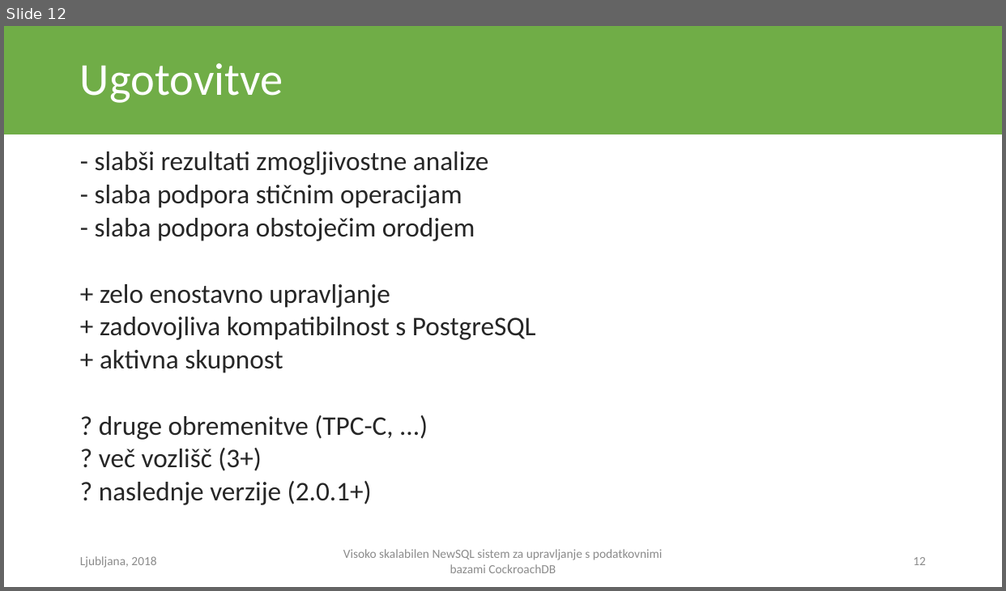
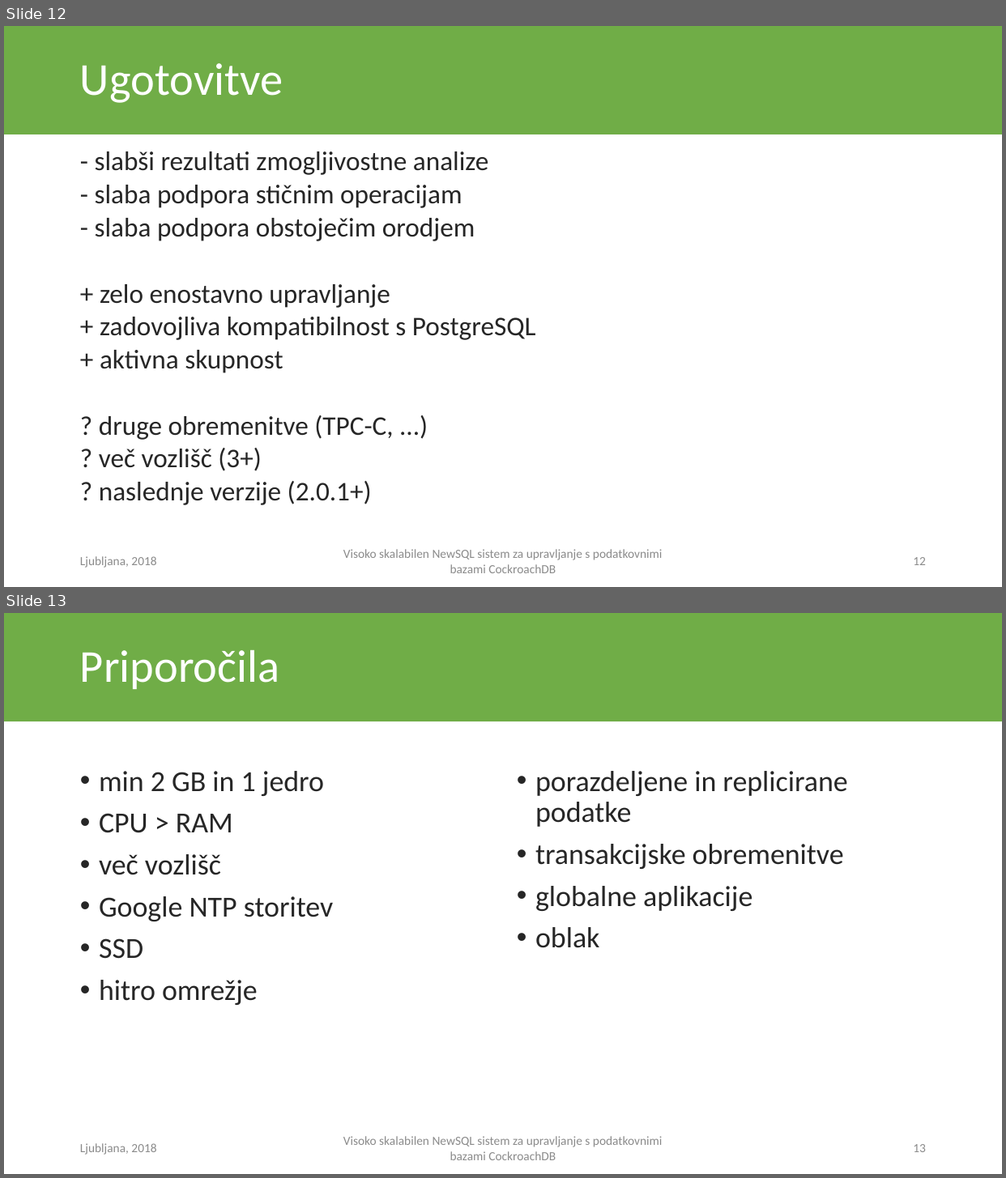
Before and after one commit to arruw/diploma-latex, a slide deck: resources/presentation.pptx. Shown one above the other, each under a label of ours: slide 12 before the commit, slides 12 and 13 after it. The pictures are 1006x591 and 1006x1178 pixels, drawn with LibreOffice and Linux fonts; fonts in the diff are those of the drawing. Boxes give left, top, right and bottom in pixels: in the first picture for what was removed or moved away, otherwise in the second. Text is boxed around its words. In the diff, an @@ line names an element or a change of style, - is before the commit and + after.

Commit message:
Updated slides

```diff
--- a/resources/presentation.pptx
+++ b/resources/presentation.pptx
@@ slide 13 added at [4, 613, 1002, 1174], background #FFFFFF; not listed: 1 template element that a slide beside it also shows @@
@@ title added at [80, 650, 279, 689], 44 pt, text #FFFFFF @@
+Priporočila
@@ text added at [99, 771, 334, 1005], 28 pt, text #262626 @@
+• min 2 GB in 1 jedro
+• CPU > RAM
+• več vozlišč
+• Google NTP storitev
+• SSD
+• hitro omrežje
@@ text added at [535, 771, 847, 948], 28 pt, text #262626 @@
+• porazdeljene in replicirane podatke
+• transakcijske obremenitve
+• globalne aplikacije
+• oblak
@@ text added at [80, 1144, 156, 1155], 12 pt, text #8C8C8C @@
+Ljubljana, 2018
@@ text added at [343, 1136, 663, 1161], 12 pt, text #8C8C8C @@
+Visoko skalabilen NewSQL sistem za upravljanje s podatkovnimi bazami CockroachDB
@@ page number added at [913, 1144, 926, 1152], 12 pt, text #8C8C8C @@
+13
```
Also in this commit, not shown: 1 slide changed, 1 other slide added, 2 other files.
